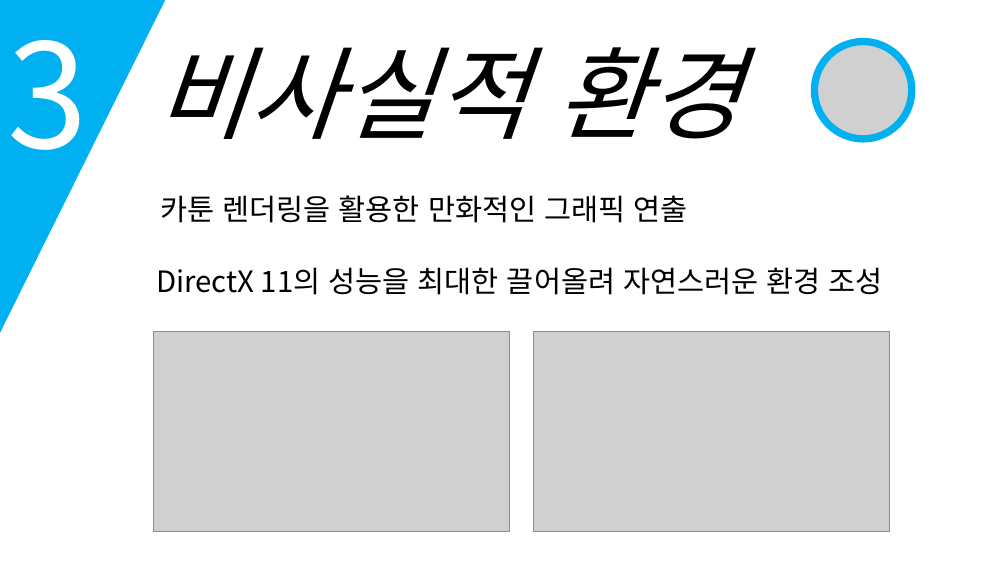
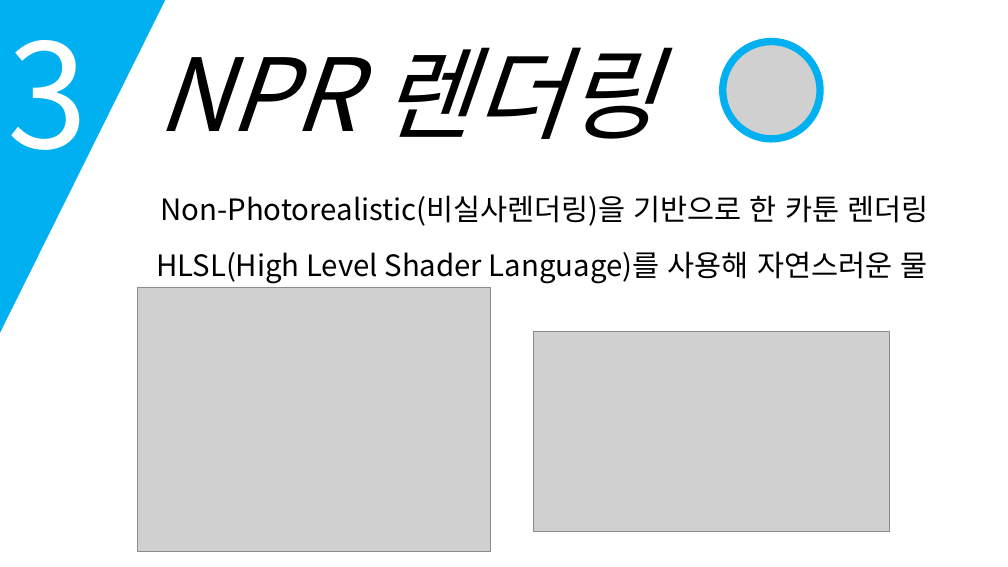
Before and after one commit to korleinster/gamebusdriver, a slide deck: slide 9 of documents/노루막이_김형준_신창섭_홍승필_허지훈.pptx (slide 8 before the commit). Drawn at 1008x567 pixels with LibreOffice and Linux fonts; fonts in the diff are those of the drawing; grey boxes stand for pictures; background and template pictures are left out. Boxes give left, top, right and bottom in pixels: in the first picture for what was removed or moved away, otherwise in the second. Text is boxed around its words. In the diff, an @@ line names an element or a change of style, - is before the commit and + after.

```diff
--- a/documents/노루막이_김형준_신창섭_홍승필_허지훈.pptx
+++ b/documents/노루막이_김형준_신창섭_홍승필_허지훈.pptx
@@ text at [156, 47, 657, 139]: text changed @@
-비사실적 환경
+NPR 렌더링
@@ picture: place and size @@
-picture at [814, 42, 912, 139]
+picture at [723, 42, 820, 139]
@@ ellipse: place and size @@
-ellipse at [814, 42, 912, 139]
+ellipse at [723, 42, 820, 139]
@@ text at [160, 195, 928, 226]: text changed @@
-카툰 렌더링을 활용한 만화적인 그래픽 연출
+Non-Photorealistic(비실사렌더링)을 기반으로 한 카툰 렌더링
@@ text at [156, 251, 927, 284]: text changed @@
-DirectX 11의 성능을 최대한 끌어올려 자연스러운 환경 조성
+HLSL(High Level Shader Language)를 사용해 자연스러운 물
@@ picture: place and size @@
-picture at [153, 332, 509, 532]
+picture at [138, 287, 491, 552]
```
Also in this commit, not shown: 8 other slides changed, 2 slides added.
